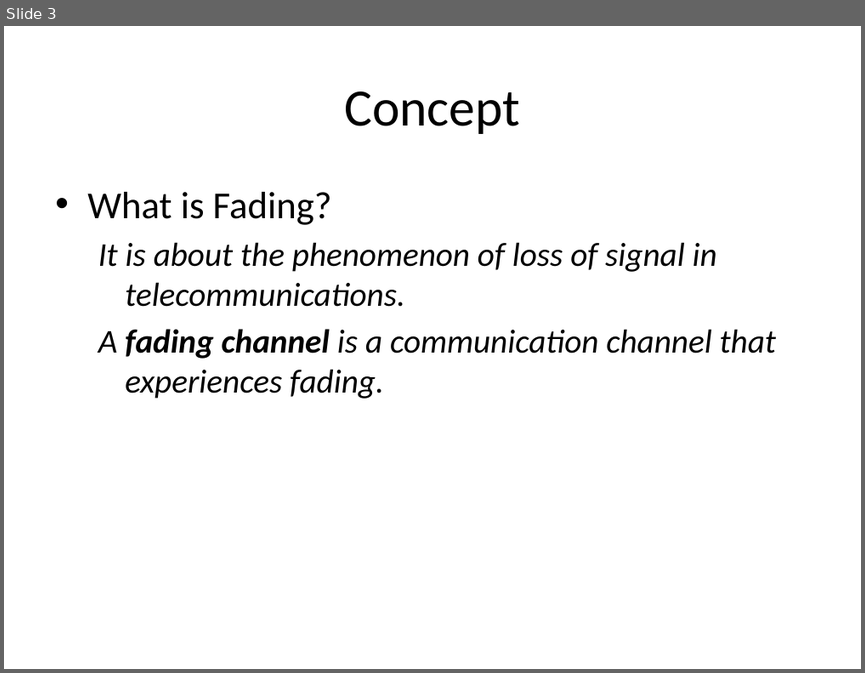
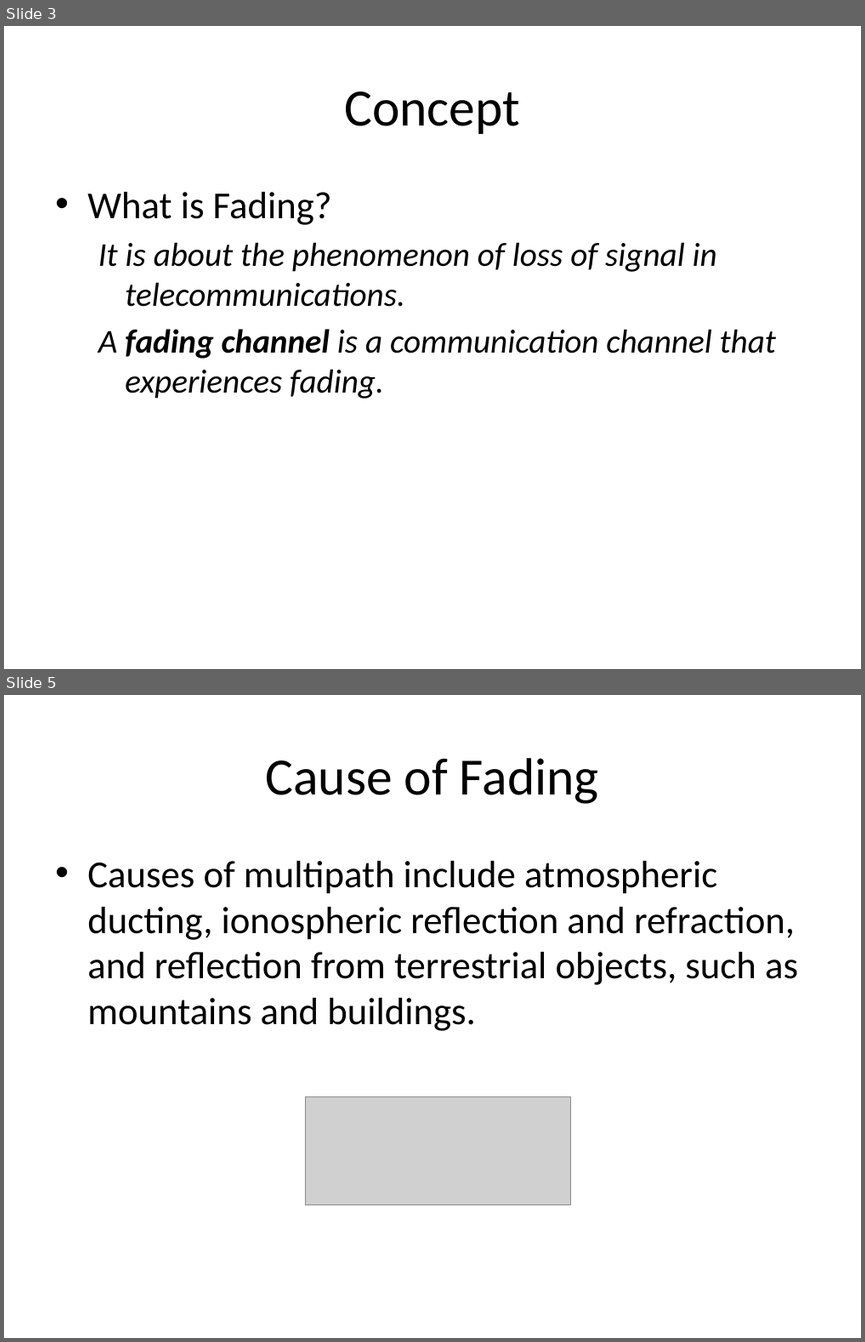
Before and after one commit to francisco99/tony, a slide deck: trunk/Fading.pptx. Shown one above the other, each under a label of ours: slide 3 before the commit, slides 3 and 5 after it; the slides between them are not shown. The pictures are 865x673 and 865x1342 pixels, drawn with LibreOffice and Linux fonts; fonts in the diff are those of the drawing; grey boxes stand for pictures. Boxes give left, top, right and bottom in pixels: in the first picture for what was removed or moved away, otherwise in the second. Text is boxed around its words. In the diff, an @@ line names an element or a change of style, - is before the commit and + after.

```diff
--- a/trunk/Fading.pptx
+++ b/trunk/Fading.pptx
@@ slide 5 added at box(4, 695, 861, 1338), background #FFFFFF @@
@@ title added at box(266, 758, 599, 804), 44 pt, text #000000 @@
+Cause of Fading
@@ text added at box(87, 861, 798, 1031), 32 pt, text #000000 @@
+• Causes of multipath include atmospheric ducting, ionospheric reflection and refraction, and reflection from terrestrial objects, such as mountains and buildings.
@@ picture added at box(306, 1097, 570, 1205) @@
```
Also in this commit, not shown: 1 slide changed, 3 other files.
